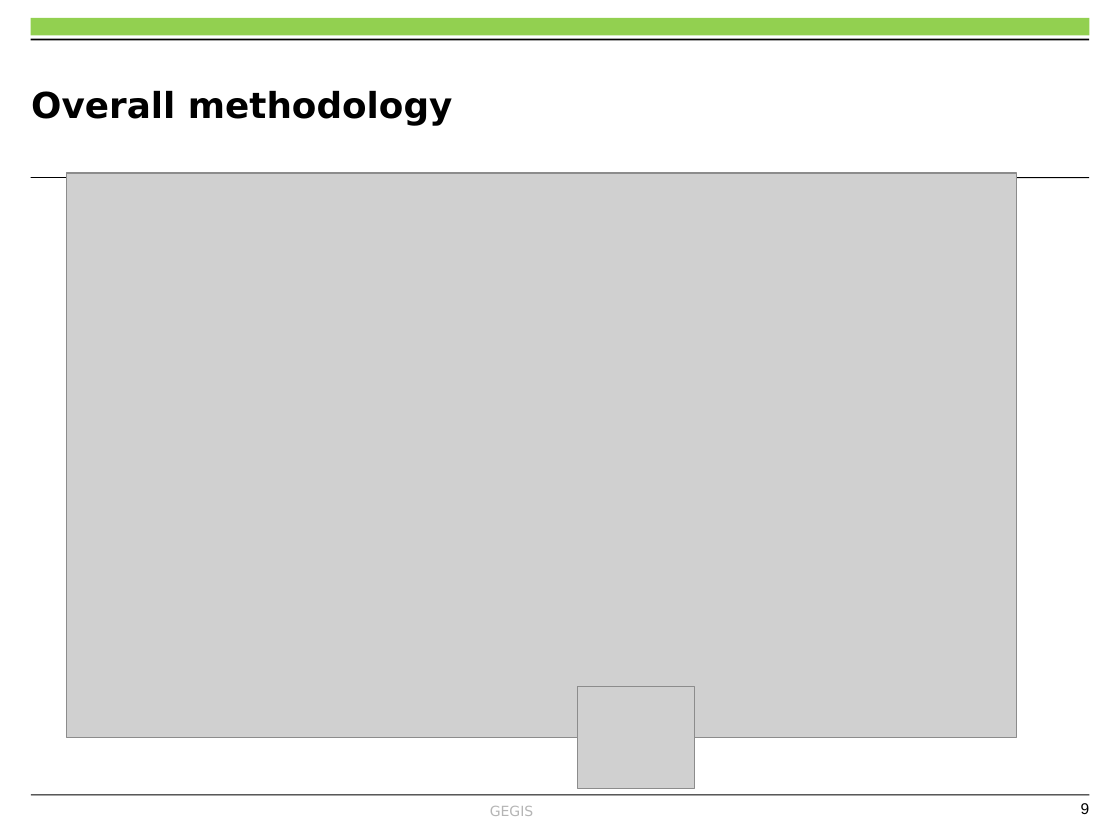
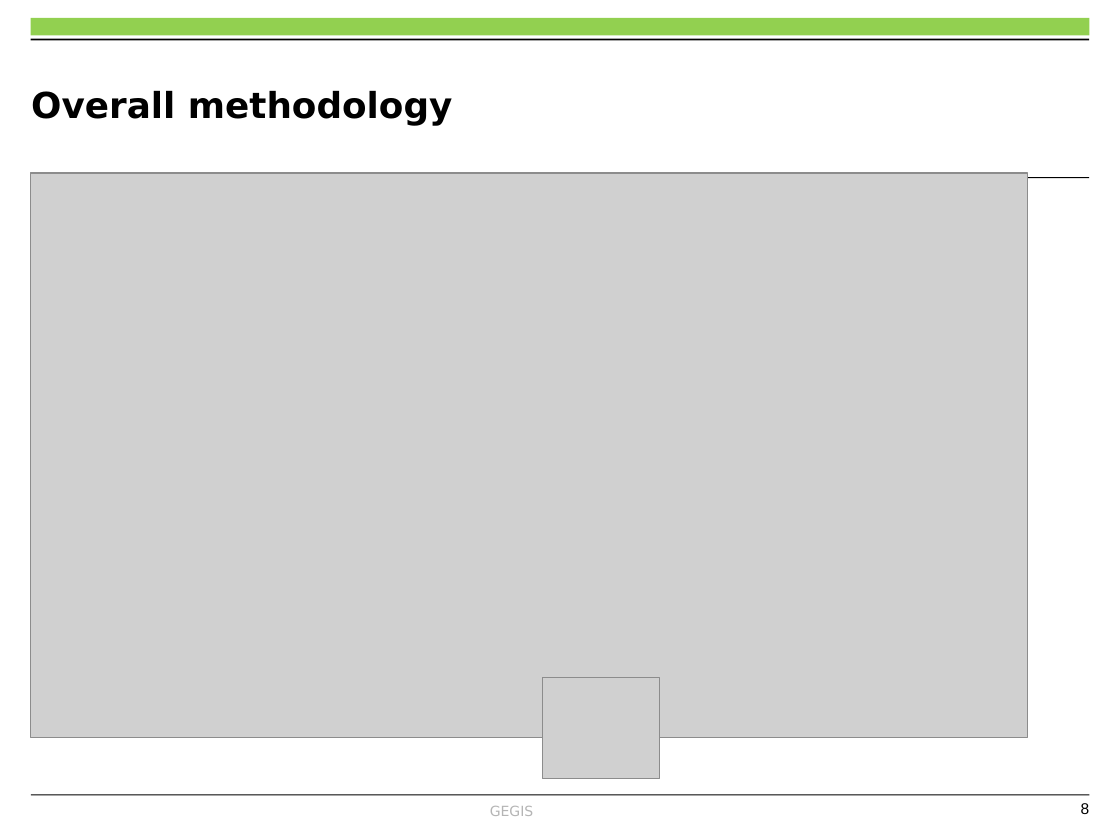
Before and after one commit to OkomoJacob/FinalYearProject, a slide deck: slide 8 of Proposal Guide/PRESENTATION TEMPLATE.pptx (slide 9 before the commit). Drawn at 1120x840 pixels with LibreOffice and Linux fonts; fonts in the diff are those of the drawing; grey boxes stand for pictures; background and template pictures are left out. Boxes give left, top, right and bottom in pixels: in the first picture for what was removed or moved away, otherwise in the second. Text is boxed around its words. In the diff, an @@ line names an element or a change of style, - is before the commit and + after.

```diff
--- a/Proposal Guide/PRESENTATION TEMPLATE.pptx
+++ b/Proposal Guide/PRESENTATION TEMPLATE.pptx
@@ picture: place and size @@
-picture at (66,174,1016,738)
+picture at (30,174,1027,738)
@@ picture: place and size @@
-picture at (578,687,694,788)
+picture at (542,678,659,780)
@@ page number at (1081,803,1090,814): text changed @@
-9
+8
```
Also in this commit, not shown: 1 other slide changed, 1 slide removed.
